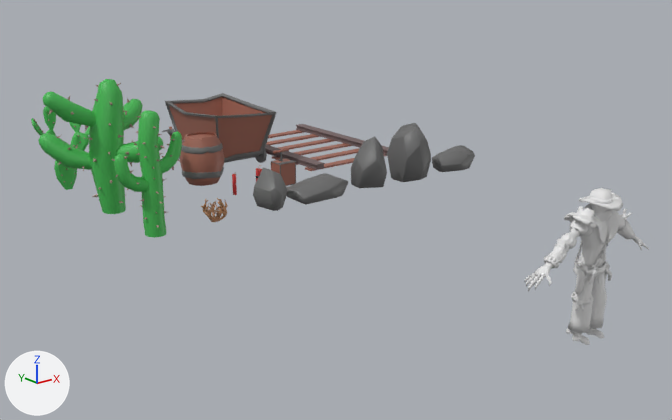
What one commit did to the Blender file Modelos/breder cowboy/breder semestre2 semana 1.blend.
Both versions are drawn from a 50 mm camera at (-6.91, -5.55, 4.34) aimed at (1.5, 4.96, 0.13). Lighting does not change. The marker at lower left points along +X, +Y and +Z.

In view in the first picture: 'Barril', 'Cactus1', 'Cactus2', 'Cactus3', 'CarrinhoMina', 'Cowboy', 'Pedra1', 'Pedra2', 'Pedra3', 'Pedra4', 'Pedra5', 'Trilho'.
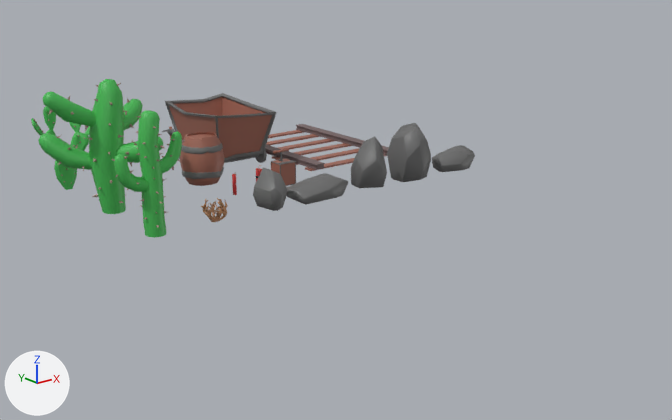
Location of each change, [x1, y1, x2, y2] in pixels of the pictures (672 x 420 px):
'Cowboy', hidden: before [525, 188, 649, 345]

The change, as a diff of the scene's bpy script:
```diff
--- a/Modelos/breder cowboy/breder semestre2 semana 1.blend.py
+++ b/Modelos/breder cowboy/breder semestre2 semana 1.blend.py
@@ ob_cowboy @@
 ob_cowboy.location = (1.0, 0.0, 0.0)
+ob_cowboy.hide_set(True)  # its collection is switched off
```
